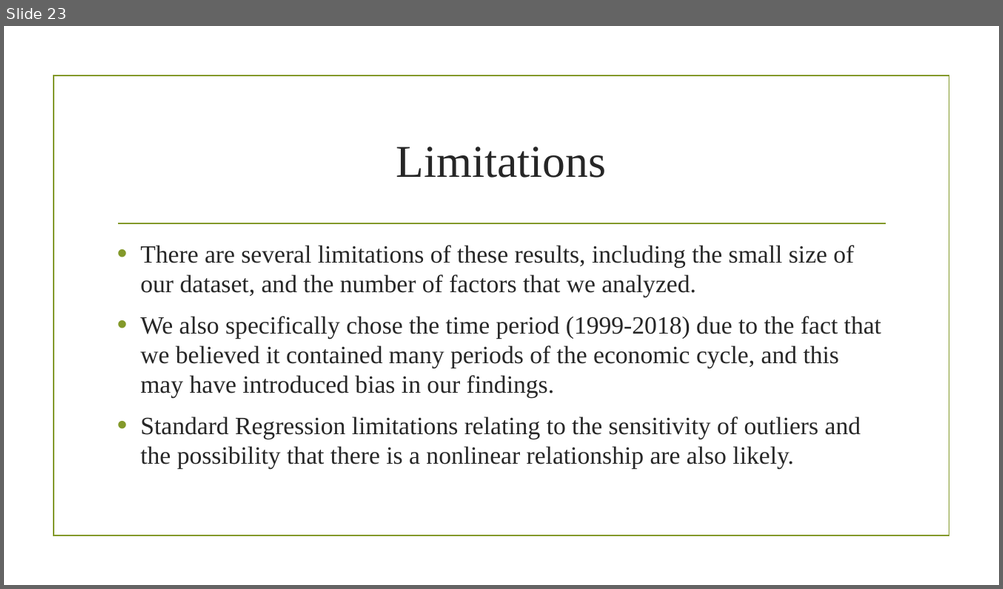
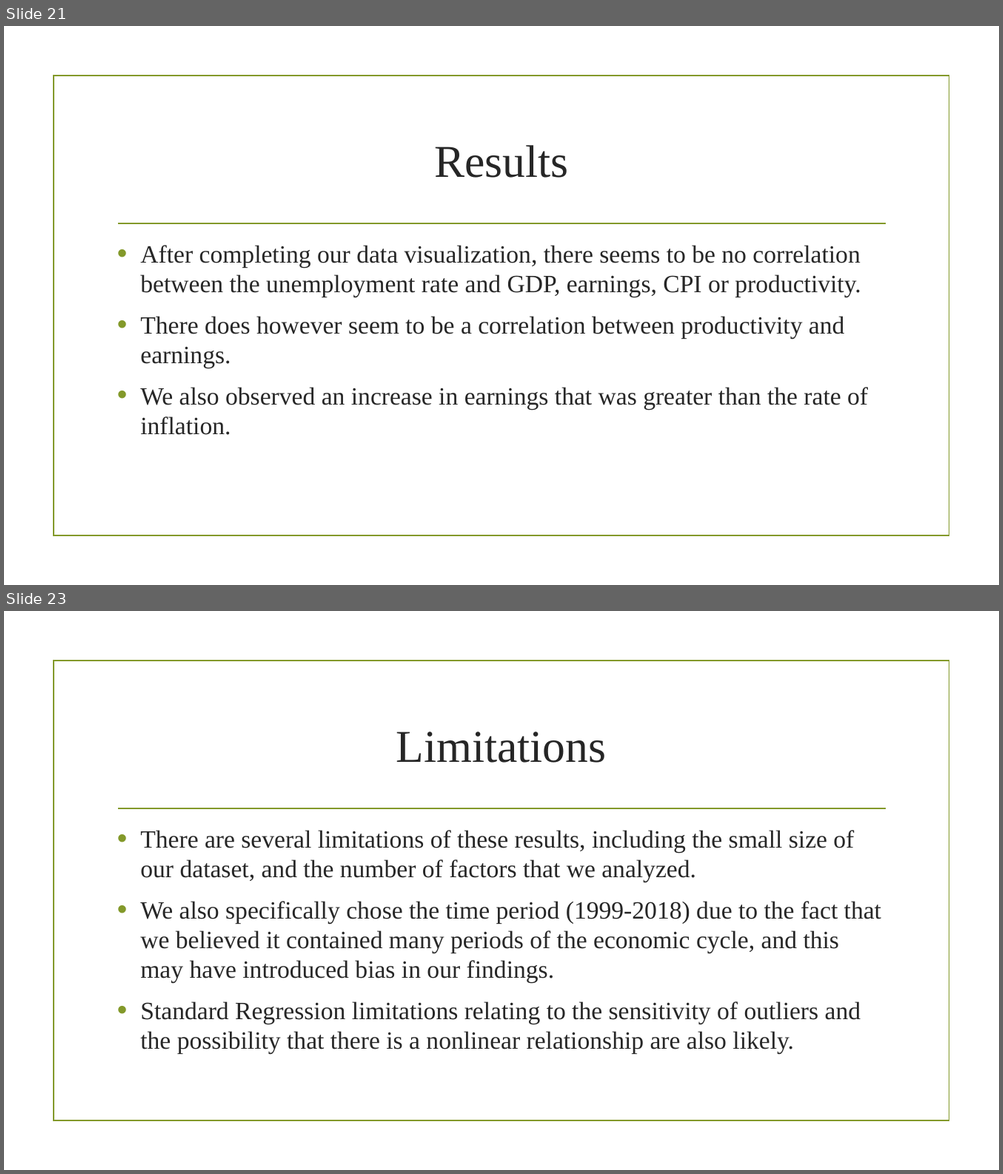
Before and after one commit to jjwu1019/Project, a slide deck: Project1JupyterLanding.pptx. Shown one above the other, each under a label of ours: slide 23 before the commit, slides 21 and 23 after it; the slides between them are not shown. The pictures are 1003x589 and 1003x1174 pixels, drawn with LibreOffice and Linux fonts; fonts in the diff are those of the drawing; background and template pictures are left out. Boxes give left, top, right and bottom in pixels: in the first picture for what was removed or moved away, otherwise in the second. Text is boxed around its words. In the diff, an @@ line names an element or a change of style, - is before the commit and + after.

```diff
--- a/Project1JupyterLanding.pptx
+++ b/Project1JupyterLanding.pptx
@@ slide 21 added at box(4, 26, 999, 585), background picture (left out); not listed: 2 template elements that a slide beside it also shows @@
@@ title added at box(434, 145, 568, 178), 44 pt, text #262626 @@
+Results
@@ text added at box(140, 245, 868, 435), 24 pt, text #262626 @@
+• After completing our data visualization, there seems to be no correlation between the unemployment rate and GDP, earnings, CPI or productivity.
+• There does however seem to be a correlation between productivity and earnings.
+• We also observed an increase in earnings that was greater than the rate of inflation.
```
Also in this commit, not shown: 3 slides changed, 1 slide removed.
